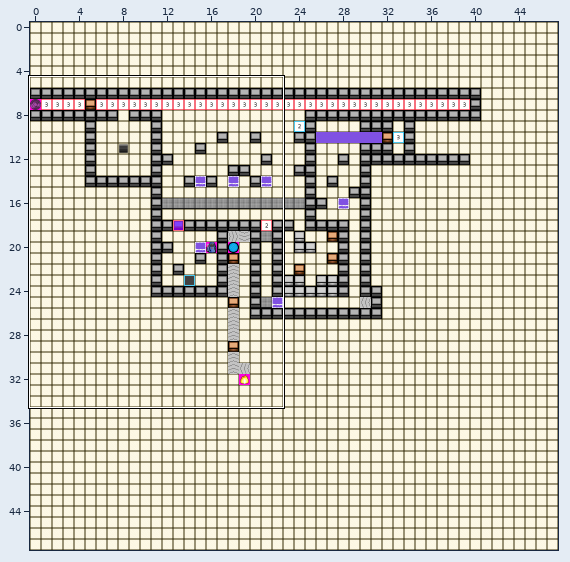
Two versions of a level (Tiled map, Output/Raw Levels/Ice Blocks.tmx). Above: a wide view before the commit, with the close-up outlined.
Close-up. As it was:
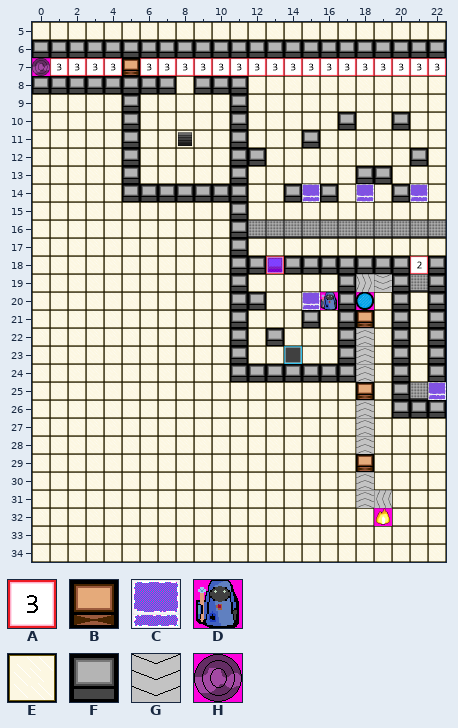
Cells are 48x48 px. Shown: x 0..22, y 5..34. The commit also changed other parts of the map, which this record leaves out.
Key: from "Connections": A 5 "receiver3"; from "Objects": B 0 "block", C 2 "iceBlock", D 3 "persons1"; from "Terrain": E 2 "tile", F 3 "wallbase", G 6 "conveyors", H 17 "blackHole".
_ is an empty cell, # one hidden under a higher layer.
Layer "Map" before, first column x 0:
 5 EEEE
 6 FFFF
 7 H###
 8 FFFF
 9 EEEE
10 EEEE
11 EEEE
12 EEEE
13 EEEE
14 EEEE
15 EEEE
16 EEEE
17 EEEE
18 EEEE
19 EEEE
20 EEEE
21 EEEE
22 EEEE
23 EEEE
24 EEEE
25 EEEE
26 EEEE
27 EEEE
28 EEEE
29 EEEE
30 EEEE
31 EEEE
32 EEEE
33 EEEE
34 EEEE
Layer "Objects" before, first column x 0:
 5 ___________________
 6 ___________________
 7 _####B#############
 8 ___________________
 9 ___________________
10 ___________________
11 ___________________
12 ___________________
13 ___________________
14 _______________C__C
15 ___________________
16 ___________________
17 ___________________
18 ___________________
19 ___________________
20 _______________CD__
21 __________________B
22 ___________________
23 ___________________
24 ___________________
25 __________________B
26 ___________________
27 ___________________
28 ___________________
29 __________________B
Layer "Connections" before, first column x 0:
 5 ________
 6 ________
 7 _AAAA_AA
 8 ________
 9 ________
10 ________
11 ________
12 ________
13 ________
14 ________
15 ________
16 ________
And afterwards:
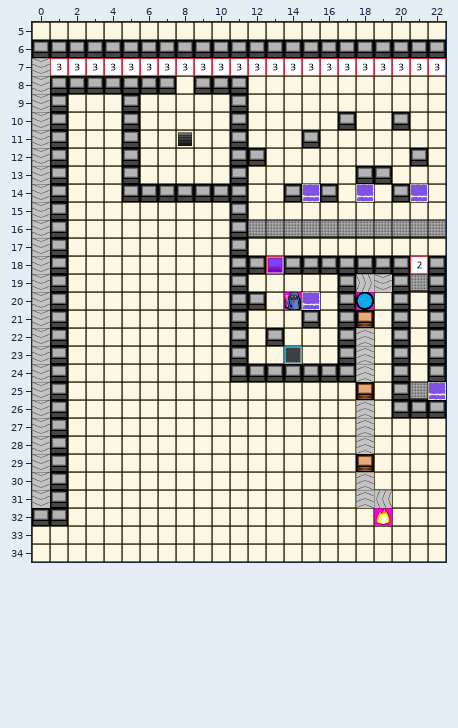
Changes in this commit:
Layer "Map":
Tile E gives way to tile F in rows 9 to 31 at x 1; in row 32 at x 0 to 1.
Tile E gives way to tile G in rows 9 to 31 at x 0.
Tile F gives way to tile G in row 8 at x 0.
Tile H gives way to tile G in row 7 at x 0.
Layer "Objects":
The edit adds tile D in row 20 at x 14.
The edit erases tile B in row 7 at x 5.
The edit erases tile D in row 20 at x 16.
Layer "Connections":
The edit adds tile A in row 7 at x 5.
Boxes around the changes in both close-ups, in picture pixels (x1, y1, x2, y2):
changed: (32, 58, 68, 526)
changed: (122, 58, 140, 76)
added: (284, 292, 302, 310)
removed: (320, 292, 338, 310)
